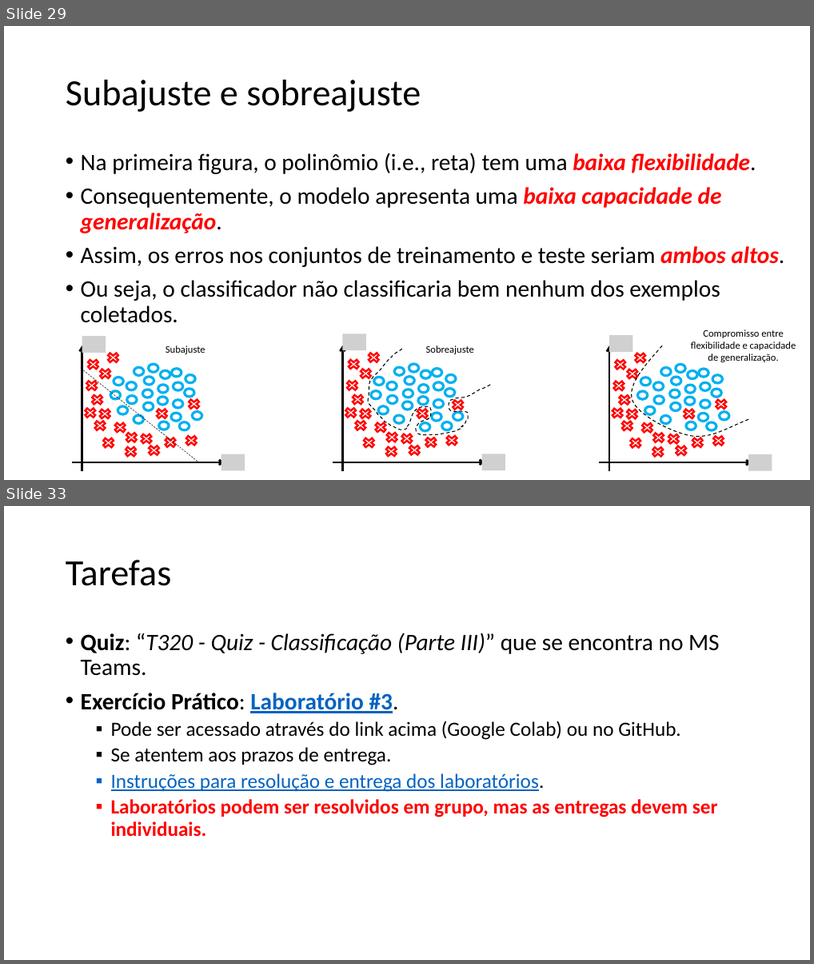
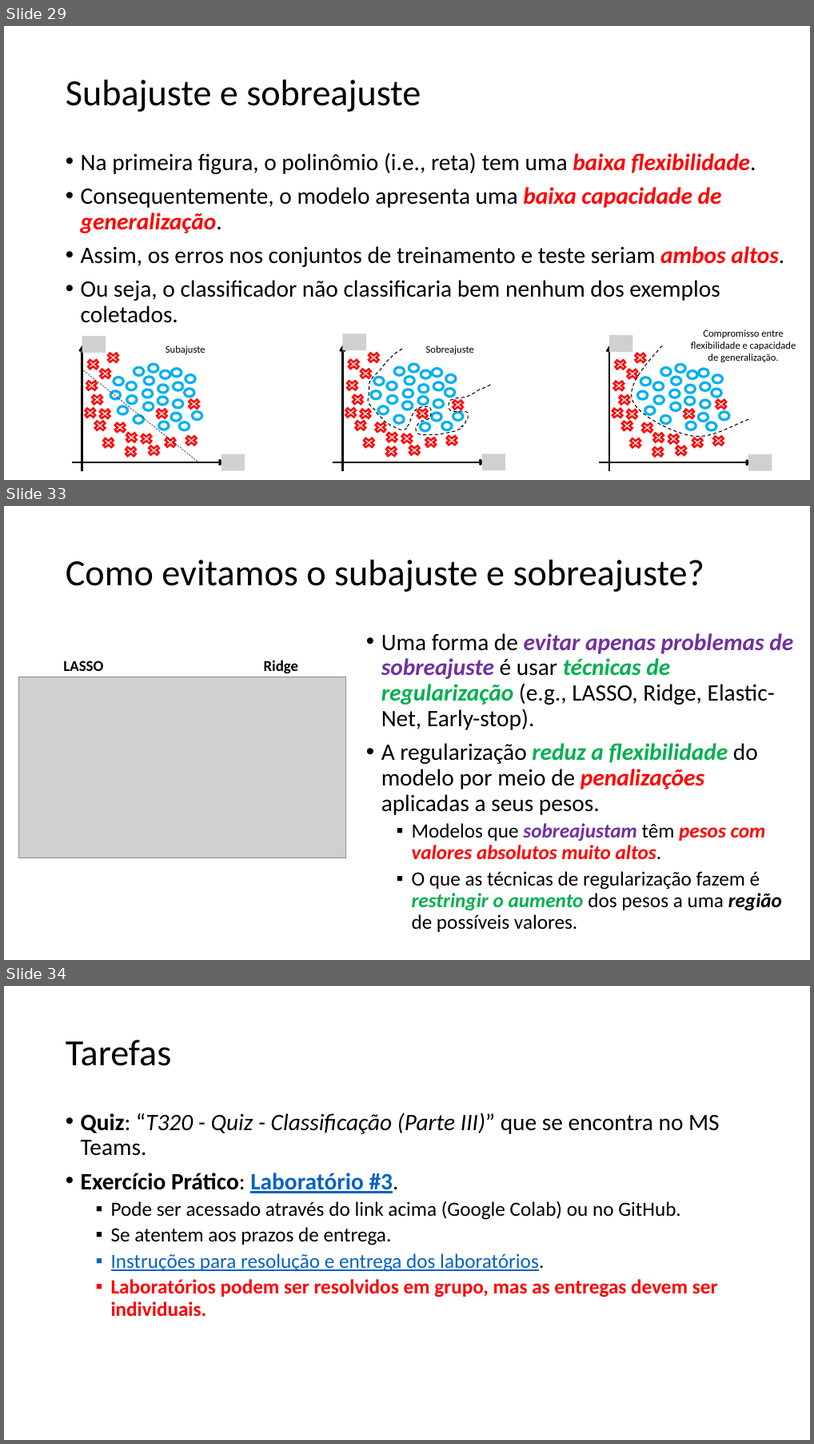
Before and after one commit to zz4fap/t320_aprendizado_de_maquina, a slide deck: slides/T320_Classificação (Parte III).pptx. Shown one above the other, each under a label of ours: slides 29 and 33 before the commit, slides 29, 33 and 34 after it; the slides between them are not shown. The pictures are 814x964 and 814x1444 pixels, drawn with LibreOffice and Linux fonts; fonts in the diff are those of the drawing; grey boxes stand for pictures. Boxes give left, top, right and bottom in pixels: in the first picture for what was removed or moved away, otherwise in the second. Text is boxed around its words. In the diff, an @@ line names an element or a change of style, - is before the commit and + after.

```diff
--- a/slides/T320_Classificação (Parte III).pptx
+++ b/slides/T320_Classificação (Parte III).pptx
@@ slide 33 added at [4,506,810,960], background #FFFFFF @@
@@ title added at [66,560,705,592], 44 pt, text #000000 @@
+Como evitamos o subajuste e sobreajuste?
@@ text added at [382,633,794,932], 28 pt, text #000000 @@
+• Uma forma de evitar apenas problemas de sobreajuste é usar técnicas de regularização (e.g., LASSO, Ridge, Elastic-Net, Early-stop).
+• A regularização reduz a flexibilidade do modelo por meio de penalizações aplicadas a seus pesos.
+  ▪ Modelos que sobreajustam têm pesos com valores absolutos muito altos.
+  ▪ O que as técnicas de regularização fazem é restringir o aumento dos pesos a uma região de possíveis valores.
@@ text added at [63,660,103,671], 18 pt, text #000000, bold @@
+LASSO
@@ text added at [264,660,299,674], 18 pt, text #000000, bold @@
+Ridge
@@ picture added at [19,677,346,857] @@
@@ what was slide 33 is now slide 34 @@
```
Also in this commit, not shown: 3 slides changed, 4 other files.
